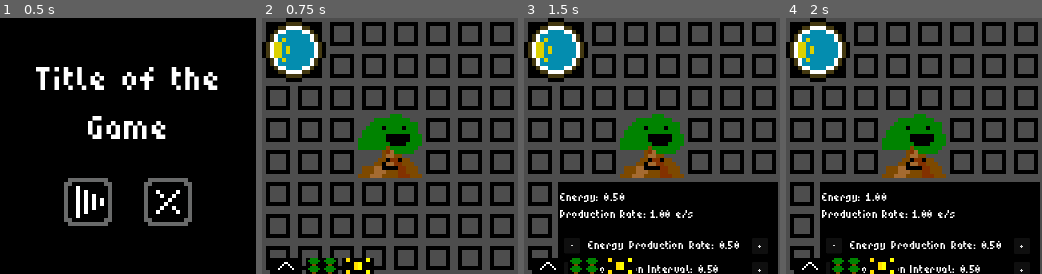
Above: before the commit, frames 1-4 (left to right).
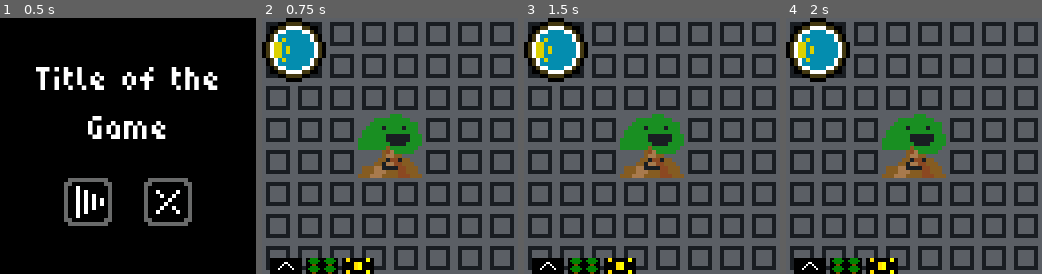
Above: after the commit, the same moments.

Repository: emmetl913/LOWREZJAM_2024
Game: Godot game, scene res://menus/main_menu.tscn
Same seed, same stepped clock (60 frames per second), same inputs: the game is played once before the commit and once after it.
Inputs (mouse positions are in pixels of both pictures, inside the frame that each line leads up to):
- Up to frame 1 (0.5 s): no input
- Up to frame 2 (0.75 s): click (349, 202) at 0.5 s
- Up to frame 3 (1.5 s): click (652, 146) at 1.25 s
- Up to frame 4 (2 s): no input

Frame 1 is identical in both runs. In frame 2, 32% of the frame differs, in the area x 1-99%, y 1-99%; in frame 3, 51%, in the area x 1-100%, y 1-100%; in frame 4, 51%.

Commit message:
Time of Day Visual Film
- Added a film system to overlay the game world based on the time of day

Diff:
--- a/managers/Day_Night_Cycle.gd
+++ b/managers/Day_Night_Cycle.gd
@@ -4,12 +4,14 @@
 # Film for different time periods
 # Time indicator
 
-enum Time_Period {morning, afternoon, evening, dusk, midnight, dawn}
+enum Time_Period { morning, afternoon, evening, dusk, midnight, dawn }
 signal time_period_change(period: Time_Period)
 
 const PERIOD_SEC: int = 45
+var TIME_COLORS: Array[int] = [ 0x3e89e21e, 0x0, 0xf165002b, 0x031a364b, 0xbad7fc23, 0x031a364b ]
 
 @onready var time_indicator: Sprite2D = $"../CursorCamera/Time Indicator"
+@onready var film: ColorRect = $"../CursorCamera/Film"
 
 var period_time: float = 0
 var time_period: Time_Period = Time_Period.morning
@@ -29,6 +31,7 @@
 			time_period += 1
 
 		time_indicator.frame = time_period;
+		film.color = Color.hex(TIME_COLORS[time_period])
 		time_period_change.emit(time_period)
 
 		period_time -= PERIOD_SEC
--- a/worlds/meadow.tscn
+++ b/worlds/meadow.tscn
@@ -14,7 +14,7 @@
 [ext_resource type="Texture2D" uid="uid://dew2q8k2q1l2i" path="res://assets/sprites/buttons/exit_to_mm_temp_button.png" id="10_p3v3i"]
 [ext_resource type="Texture2D" uid="uid://ngbdld7ow7e2" path="res://assets/sprites/buttons/exit_to_mm_temp_button_hover.png" id="11_doao0"]
 [ext_resource type="Texture2D" uid="uid://bsbte62wt5lyp" path="res://assets/sprites/Sun Dial.png" id="14_o8xln"]
-[ext_resource type="Script" path="res://spirits/spirit.gd" id="14_yopxr"]
+[ext_resource type="Script" path="res://spirits/Spirit.gd" id="14_yopxr"]
 [ext_resource type="Script" path="res://managers/Day_Night_Cycle.gd" id="15_t7viv"]
 
 [sub_resource type="TileSetAtlasSource" id="TileSetAtlasSource_3nj7g"]
@@ -60,6 +60,20 @@
 limit_smoothed = true
 editor_draw_limits = true
 script = ExtResource("5_ggpfp")
+
+[node name="Film" type="ColorRect" parent="CursorCamera"]
+anchors_preset = 15
+anchor_right = 1.0
+anchor_bottom = 1.0
+offset_left = -32.0
+offset_top = -32.0
+offset_right = 32.0
+offset_bottom = 32.0
+grow_horizontal = 2
+grow_vertical = 2
+size_flags_horizontal = 3
+size_flags_vertical = 3
+color = Color(0.729412, 0.843137, 0.988235, 0.137255)
 
 [node name="Debug_Label" type="Label" parent="CursorCamera"]
 visible = false
